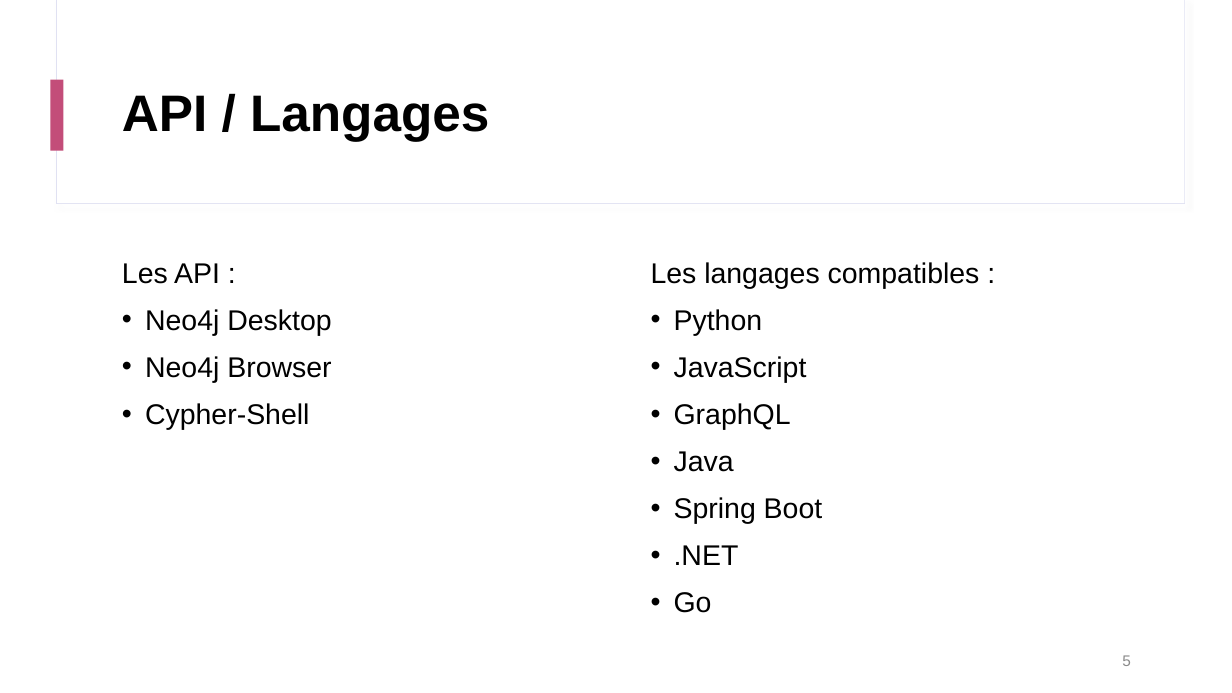
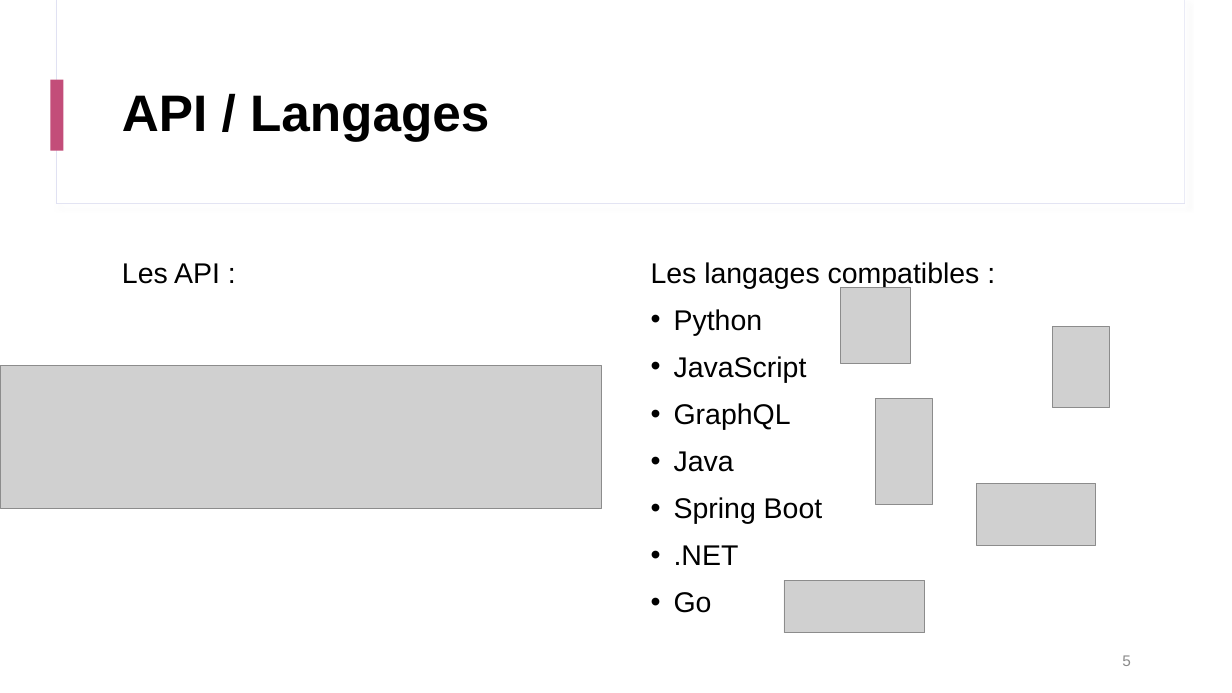
Before and after one commit to clementmariebrisson/neo4j-recommandation-engine, a slide deck: slide 5 of Presentation Neo4j.pptx. Drawn at 1232x693 pixels with LibreOffice and Linux fonts; fonts in the diff are those of the drawing; grey boxes stand for pictures. Boxes give left, top, right and bottom in pixels: in the first picture for what was removed or moved away, otherwise in the second. Text is boxed around its words. In the diff, an @@ line names an element or a change of style, - is before the commit and + after.

```diff
--- a/Presentation Neo4j.pptx
+++ b/Presentation Neo4j.pptx
@@ picture added at (x1=841, y1=288, x2=910, y2=364) @@
@@ text at (x1=145, y1=309, x2=331, y2=430): paragraphs removed @@
-• Neo4j Desktop
-• Neo4j Browser
-• Cypher-Shell
@@ picture added at (x1=1053, y1=327, x2=1110, y2=408) @@
@@ picture added at (x1=0, y1=366, x2=602, y2=509) @@
@@ picture added at (x1=876, y1=398, x2=933, y2=505) @@
@@ picture added at (x1=977, y1=483, x2=1096, y2=546) @@
@@ picture added at (x1=784, y1=580, x2=925, y2=633) @@
```
Also in this commit, not shown: 3 other slides changed, 14 slides added, 1 other file.
